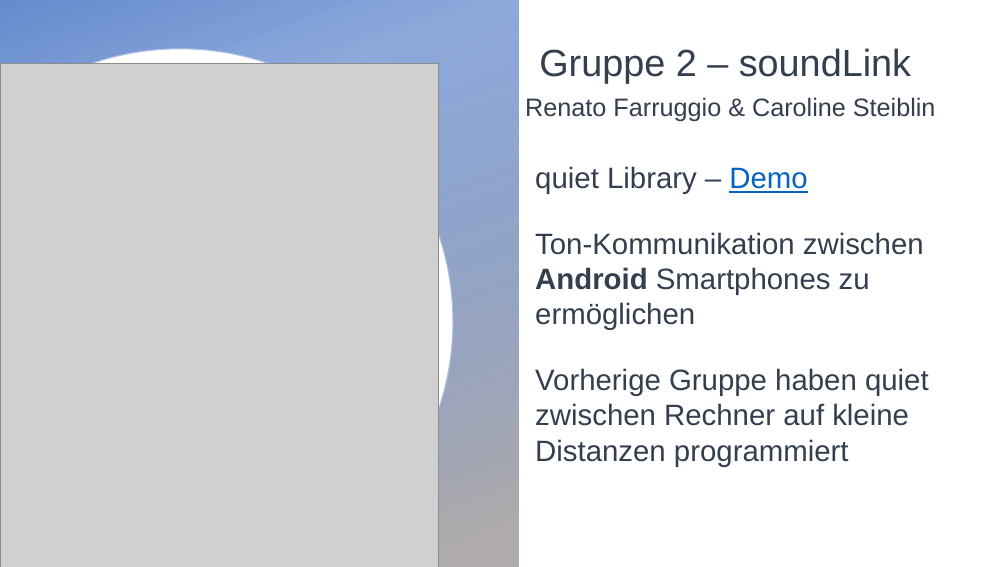
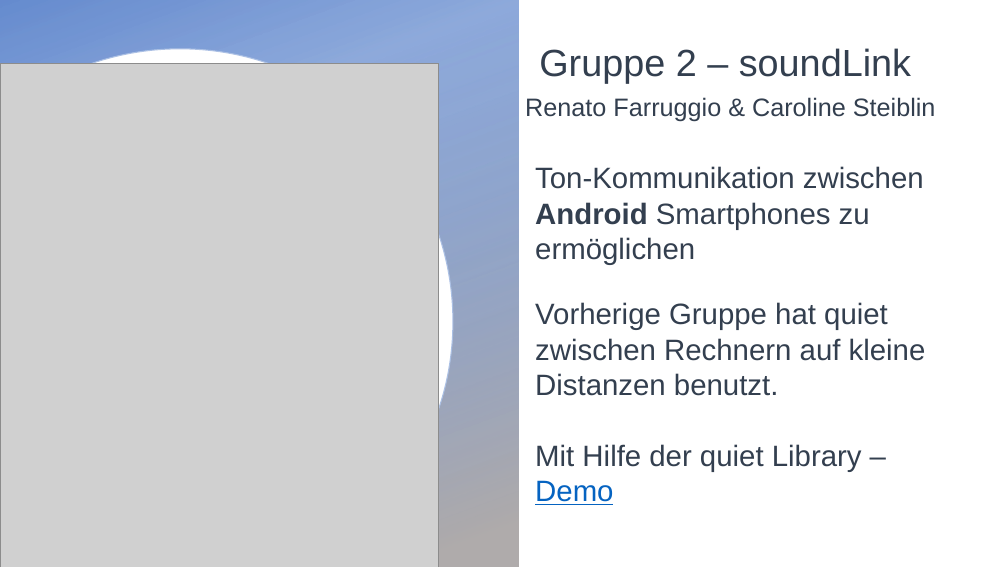
Before and after one commit to cn-uofbasel/BACnet, a slide deck: slide 1 of groups/02-soundLink/I&S Zwischenstand 16.04..pptx. Drawn at 1008x567 pixels with LibreOffice and Linux fonts; fonts in the diff are those of the drawing; grey boxes stand for pictures; background and template pictures are left out. Boxes give left, top, right and bottom in pixels: in the first picture for what was removed or moved away, otherwise in the second. Text is boxed around its words. In the diff, an @@ line names an element or a change of style, - is before the commit and + after.

```diff
--- a/groups/02-soundLink/I&S Zwischenstand 16.04..pptx
+++ b/groups/02-soundLink/I&S Zwischenstand 16.04..pptx
@@ text at [535,166,807,194]: paragraph removed @@
-quiet Library – Demo
@@ text at [535,302,926,505]: text changed @@
-Vorherige Gruppe haben quiet zwischen Rechner auf kleine Distanzen programmiert
+Vorherige Gruppe hat quiet zwischen Rechnern auf kleine Distanzen benutzt.
+Mit Hilfe der quiet Library – Demo
```
Also in this commit, not shown: 2 other slides changed.
